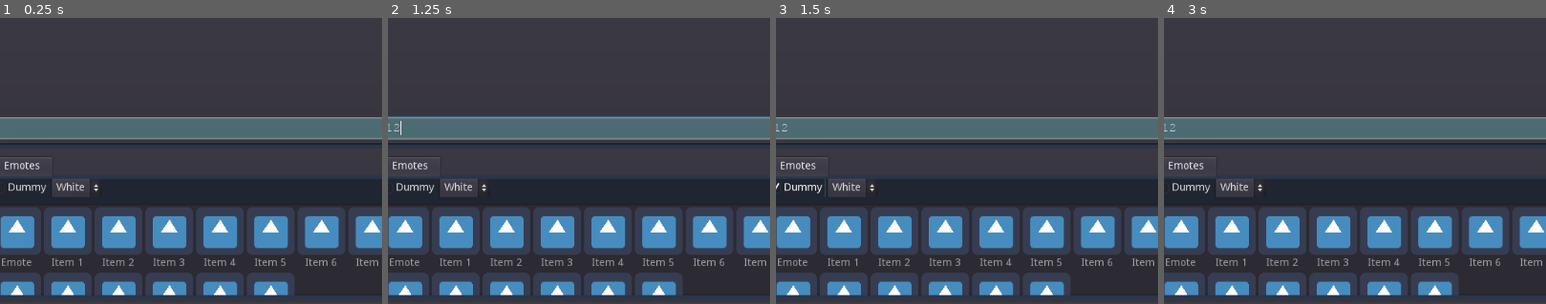
Above: before the commit, frames 1-4 (left to right).
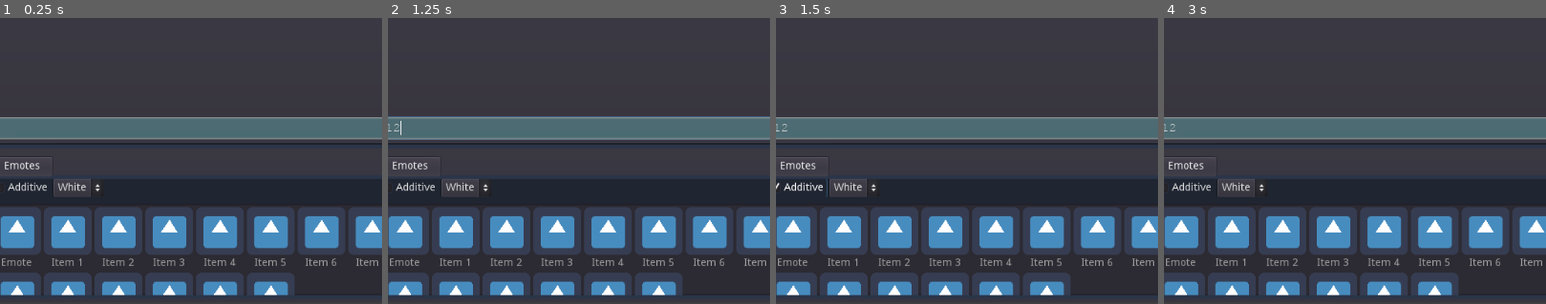
Above: after the commit, the same moments.

Repository: Crystalwarrior/GodotAO
Game: Godot game, scene res://ChatRoom.tscn
Same seed, same stepped clock (60 frames per second), same inputs: the game is played once before the commit and once after it. The engine's default icon, where the game draws it, is replaced by a stand-in: a white triangle on a blue panel in a dark square. Sound files missing from this copy of the repository are replaced by a short silence.
Inputs (mouse positions are % of the whole screen's width and height, from its top left):
- Up to frame 1 (0.25 s): no input
- Up to frame 2 (1.25 s): click (22, 17) at 0.52 s; type "Alex" at 0.6 s; click (17, 97) at 0.75 s; type "12" at 0.83 s; click (67, 69) at 0.98 s; type "12" at 1.07 s
- Up to frame 3 (1.5 s): click (39, 80) at 1.25 s, where only the run before the commit has a clickable "Dummy"
- Up to frame 4 (3 s): click (39, 80) at 2 s, where only the run after the commit has a clickable "Additive"; click "Character" at 2.75 s
The pictures show only the part of the screen within x 36-86%, y 50-100%; the shares and areas given below are measured in that part.

The runs differ from the first frame. In frame 1, 0.4% of the frame differs, in the area x 2-27%, y 56-63%; in frame 2, 0.4%; in frame 3, 0.4%; in frame 4, 0.4%.
Error in both runs: Unable to iterate on object of type 'Nil'. (res://CharacterMenu.gd:9)

Commit message:
Add support for additive text

Diff:
--- a/ChatRoom.gd
+++ b/ChatRoom.gd
@@ -10,10 +10,12 @@
 var current_emote = 0
 var current_bg = 0
 var current_pos = 0
+var additive_text = false
+var last_speaker = -1
 
 signal ooc_message(msg)
 signal ic_name(nick)
-signal ic_message(msg)
+signal ic_message(msg, color, additive)
 signal ic_logs(msg)
 signal ic_character(resource, stretch)
 signal ic_background(resource)
@@ -86,14 +88,17 @@
 		return
 	var id = get_tree().get_network_unique_id()
 	rpc("receive_ic_message", id, msg, color, characters.get_char(character_index)["name"],
-		 current_emote, backgrounds.get_bg(current_bg)["name"], current_pos)
+		 current_emote, backgrounds.get_bg(current_bg)["name"], current_pos, additive_text)
 
 sync func receive_ooc_message(id, msg):
 	emit_signal("ooc_message", "[b]" + clients[id] + "[/b]: " + msg)
 
-sync func receive_ic_message(id, msg, color, charname, emote_index, bg_name, pos_idx):
+sync func receive_ic_message(id, msg, color, charname, emote_index, bg_name, pos_idx, additive):
 	emit_signal("ic_name", clients[id])
-	emit_signal("ic_message", msg, color)
+	if id != last_speaker:
+		additive = false
+	last_speaker = id
+	emit_signal("ic_message", msg, color, additive)
 	emit_signal("ic_logs", "[b]" + clients[id] + "[/b]: " + text_parser.parse_markup(msg))
 	var emote = characters.get_char_emote(characters.get_char_index(charname), emote_index)
 	if emote:
@@ -140,3 +145,6 @@
 
 func _on_Location_set_background(bg_idx):
 	current_bg = bg_idx
+
+func _on_Options_additive_text(toggle):
+	additive_text = toggle
--- a/ChatRoom.tscn
+++ b/ChatRoom.tscn
@@ -643,20 +643,23 @@
 scroll_vertical_enabled = false
 
 [node name="Options" type="HBoxContainer" parent="PanelContainer/MainWindow/MainView/Right/Info4/Emotes/ScrollContainer"]
-margin_right = 162.0
+margin_right = 164.0
 margin_bottom = 24.0
 rect_clip_content = true
 script = ExtResource( 21 )
 
-[node name="Dummy" type="CheckBox" parent="PanelContainer/MainWindow/MainView/Right/Info4/Emotes/ScrollContainer/Options"]
-margin_right = 79.0
+[node name="AdditiveButton" type="CheckBox" parent="PanelContainer/MainWindow/MainView/Right/Info4/Emotes/ScrollContainer/Options"]
+margin_right = 81.0
 margin_bottom = 24.0
-text = "Dummy"
+hint_tooltip = "Add text on top of your previously written dialogue"
+text = "Additive"
 
 [node name="OptionButton" type="OptionButton" parent="PanelContainer/MainWindow/MainView/Right/Info4/Emotes/ScrollContainer/Options"]
-margin_left = 83.0
-margin_right = 162.0
+margin_left = 85.0
+margin_right = 164.0
 margin_bottom = 24.0
+hint_tooltip = "Set the default color of your text
+(note: \"Logs\" only recognizes color codes (such as \\w or \\c3), otherwise text will remain white."
 text = "White"
 
 [node name="Emotes" type="ItemList" parent="PanelContainer/MainWindow/MainView/Right/Info4/Emotes"]
@@ -709,7 +712,9 @@
 [connection signal="value_changed" from="PanelContainer/MainWindow/MainView/Left/Info2/Settings/TextSpeed/Slider" to="PanelContainer/MainWindow/MainView/Left/Info2/Settings" method="_on_TextSpeed_value_changed"]
 [connection signal="message_sent" from="PanelContainer/MainWindow/MainView/Right/Info3/IC/Say" to="." method="send_ic_message"]
 [connection signal="text_entered" from="PanelContainer/MainWindow/MainView/Right/Info3/IC/Say/Input" to="PanelContainer/MainWindow/MainView/Right/Info3/IC/Say" method="_on_Input_text_entered"]
+[connection signal="additive_text" from="PanelContainer/MainWindow/MainView/Right/Info4/Emotes/ScrollContainer/Options" to="." method="_on_Options_additive_text"]
 [connection signal="color_changed" from="PanelContainer/MainWindow/MainView/Right/Info4/Emotes/ScrollContainer/Options" to="PanelContainer/MainWindow/MainView/Right/Info3/IC/Say" method="_on_Options_color_changed"]
+[connection signal="toggled" from="PanelContainer/MainWindow/MainView/Right/Info4/Emotes/ScrollContainer/Options/AdditiveButton" to="PanelContainer/MainWindow/MainView/Right/Info4/Emotes/ScrollContainer/Options" method="_on_AdditiveButton_toggled"]
 [connection signal="item_selected" from="PanelContainer/MainWindow/MainView/Right/Info4/Emotes/ScrollContainer/Options/OptionButton" to="PanelContainer/MainWindow/MainView/Right/Info4/Emotes/ScrollContainer/Options" method="_on_OptionButton_item_selected"]
 [connection signal="emote_selected" from="PanelContainer/MainWindow/MainView/Right/Info4/Emotes/Emotes" to="." method="_on_emote_selected"]
 [connection signal="emote_selected" from="PanelContainer/MainWindow/MainView/Right/Info4/Emotes/Emotes" to="PanelContainer/MainWindow/MainView/Right/Info3/IC/Say" method="_on_emote_selected"]
--- a/Options.gd
+++ b/Options.gd
@@ -1,7 +1,9 @@
 extends HBoxContainer
 
 signal color_changed(color)
+signal additive_text(toggle)
 
+onready var additive_button: CheckBox = $AdditiveButton as CheckBox
 onready var option_button: OptionButton = $OptionButton as OptionButton
 
 var colorlist = [{"name": "White", "color": ColorN("white")},
@@ -23,3 +25,6 @@
 func _on_OptionButton_item_selected(ID):
 	emit_signal("color_changed", option_button.get_item_metadata(ID))
 	print(option_button.get_item_metadata(ID))
+
+func _on_AdditiveButton_toggled(button_pressed):
+	emit_signal("additive_text", button_pressed)
--- a/Say.gd
+++ b/Say.gd
@@ -14,17 +14,21 @@
 func _on_ic_name(nick: String) -> void:
 	showname.text = nick
 
-func _on_ic_message(msg: String, col: Color = ColorN("white")) -> void:
+func _on_ic_message(msg: String, col: Color = ColorN("white"), additive: bool = false) -> void:
 	if msg.empty() or msg == " ":
 		box.hide()
 	else:
 		box.show()
 	text.add_color_override("default_color", col)
-	text.bbcode_text = text_parser.parse_markup(msg)
-	if settings.text_speed != 0: #the fastest it can be
+	if additive:
+		text.bbcode_text += " %s" % text_parser.parse_markup(msg)
+		timer = settings.text_speed
+	else:
+		text.bbcode_text = text_parser.parse_markup(msg)
 		text.visible_characters = 0
 		timer = settings.text_speed
-	else:
+
+	if settings.text_speed == 0:
 		text.visible_characters = -1
 		blip.play()
 
